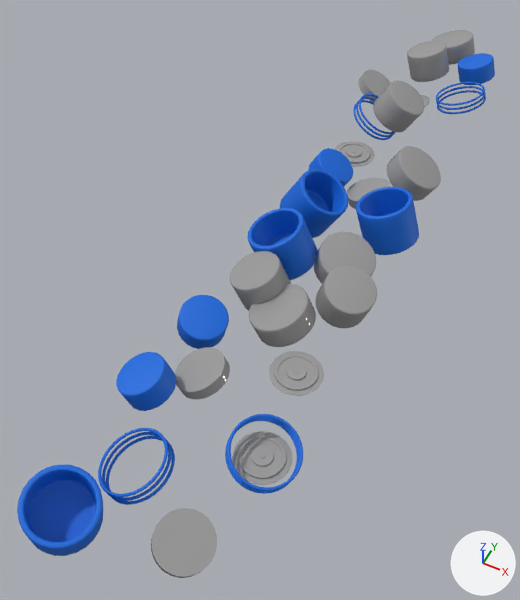
The FBX model main_scene/public/models/Com/AnimationMoteur.fbx, before and after one commit.
Both versions are drawn from a camera (50 mm lens) standing at (6.7, -19.5, 18.5) and looking at (-1.7, -2.6, -2.6). Every picture has the same lights, and +X, +Y and +Z are marked at lower right. Where no turn or scale is listed for an object, it has been applied to the vertices.
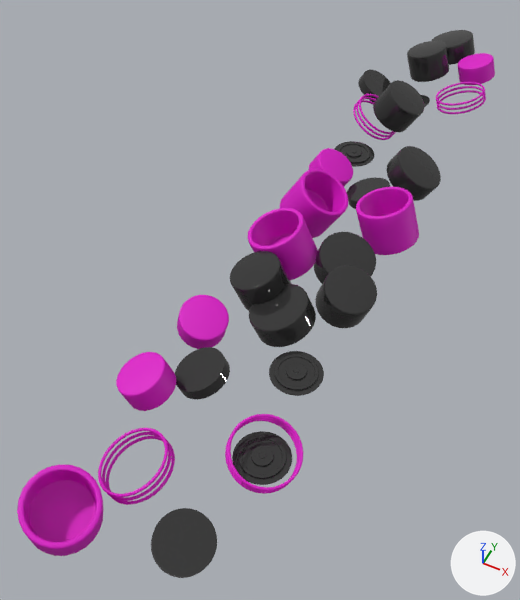
The change, as a list of edits to the scene's bpy script:
```text
Change mat_rs_material_1:
    mat_rs_material_1.base_color: (0.335, 0.333, 0.333) -> (0.03, 0.0298, 0.0298)  # grey #9d9c9c -> black #303030
Change mat_rs_material:
    mat_rs_material.base_color: (0.0, 0.141, 0.722) -> (0.722, 0.0, 0.577)  # blue #0069dd -> pink #dd00c8
```

What differs and where, as boxes (x1, y1, x2, y2) in the pictures (520 x 600 px):
'C5_4', recoloured (blue to pink)
    both: (17, 465, 103, 556)
'C1_4', recoloured (grey to black)
    both: (151, 508, 217, 578)
'C5_8', recoloured
    both: (356, 187, 419, 255)
'C5_2', recoloured
    both: (248, 208, 318, 280)
'C4_2', recoloured (grey to black)
    both: (249, 284, 316, 347)
'C2_4', recoloured (grey to black)
    both: (315, 265, 377, 328)
'C5_6', recoloured (blue to pink)
    both: (280, 169, 349, 238)
'C3_2', recoloured (blue to pink)
    both: (116, 352, 177, 411)
'Male_4', recoloured (grey to black)
    both: (232, 431, 292, 485)
'C2_2', recoloured (grey to black)
    both: (230, 251, 291, 311)
'C3_4', recoloured (blue to pink)
    both: (177, 295, 229, 349)
'C1_2', recoloured (grey to black)
    both: (175, 347, 230, 400)
'C4_6', recoloured (grey to black)
    both: (386, 146, 441, 201)
'C4_4', recoloured (grey to black)
    both: (314, 232, 376, 284)
'Male_2', recoloured (grey to black)
    both: (269, 351, 324, 396)
'Anneaux_2', recoloured (blue to pink)
    both: (98, 428, 175, 505)
'C2_6', recoloured (grey to black)
    both: (373, 80, 424, 132)
'C2_8', recoloured
    both: (407, 41, 449, 82)
'Anneaux_4', recoloured (blue to pink)
    both: (225, 414, 303, 494)
'C3_8', recoloured (blue to pink)
    both: (458, 53, 495, 85)
'C3_6', recoloured (blue to pink)
    both: (308, 148, 353, 186)
'C4_8', recoloured
    both: (431, 30, 475, 65)
'Male_6', recoloured (grey to black)
    both: (335, 141, 374, 167)
'Anneaux_8', recoloured (blue to pink)
    both: (436, 82, 486, 114)
'C1_6', recoloured (grey to black)
    both: (358, 70, 391, 102)
'C1_8', recoloured (grey to black)
    both: (347, 177, 390, 209)
'Anneaux_6', recoloured (blue to pink)
    both: (353, 94, 396, 140)
'Male_8', recoloured
    both: (421, 95, 430, 107)
